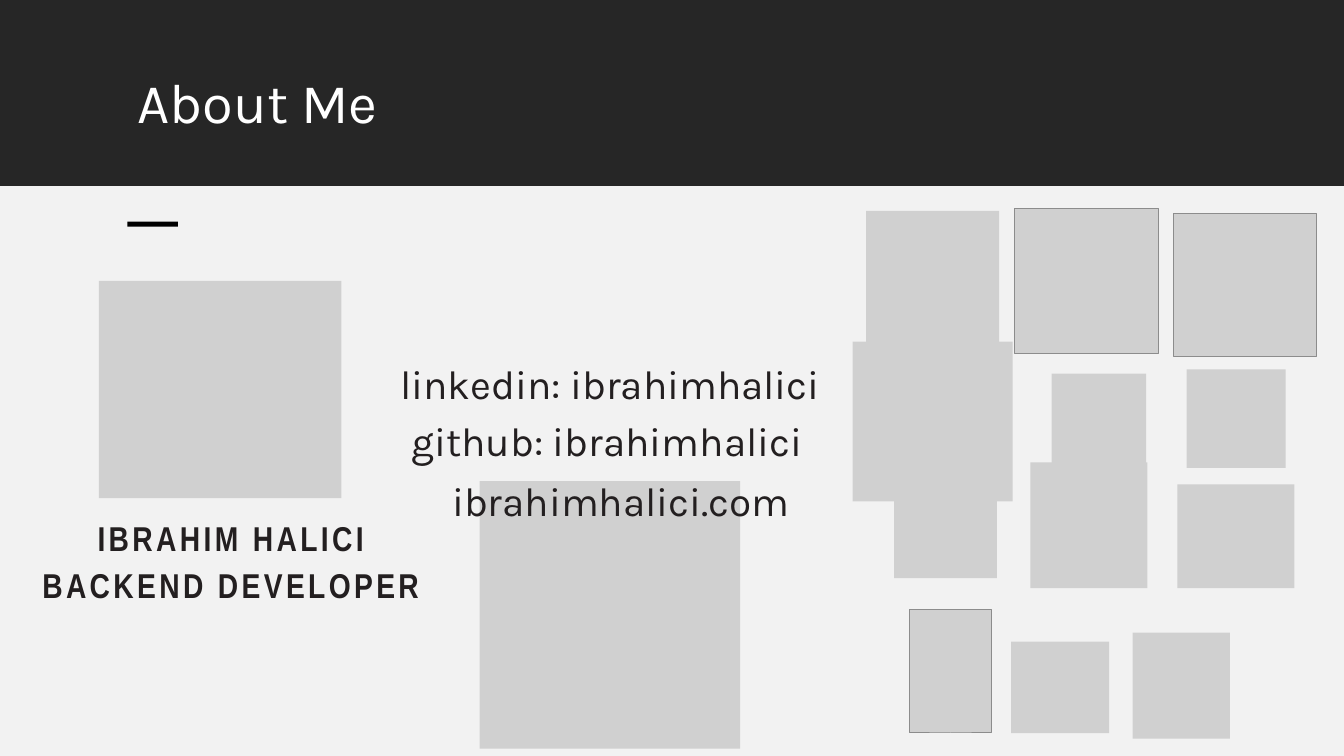
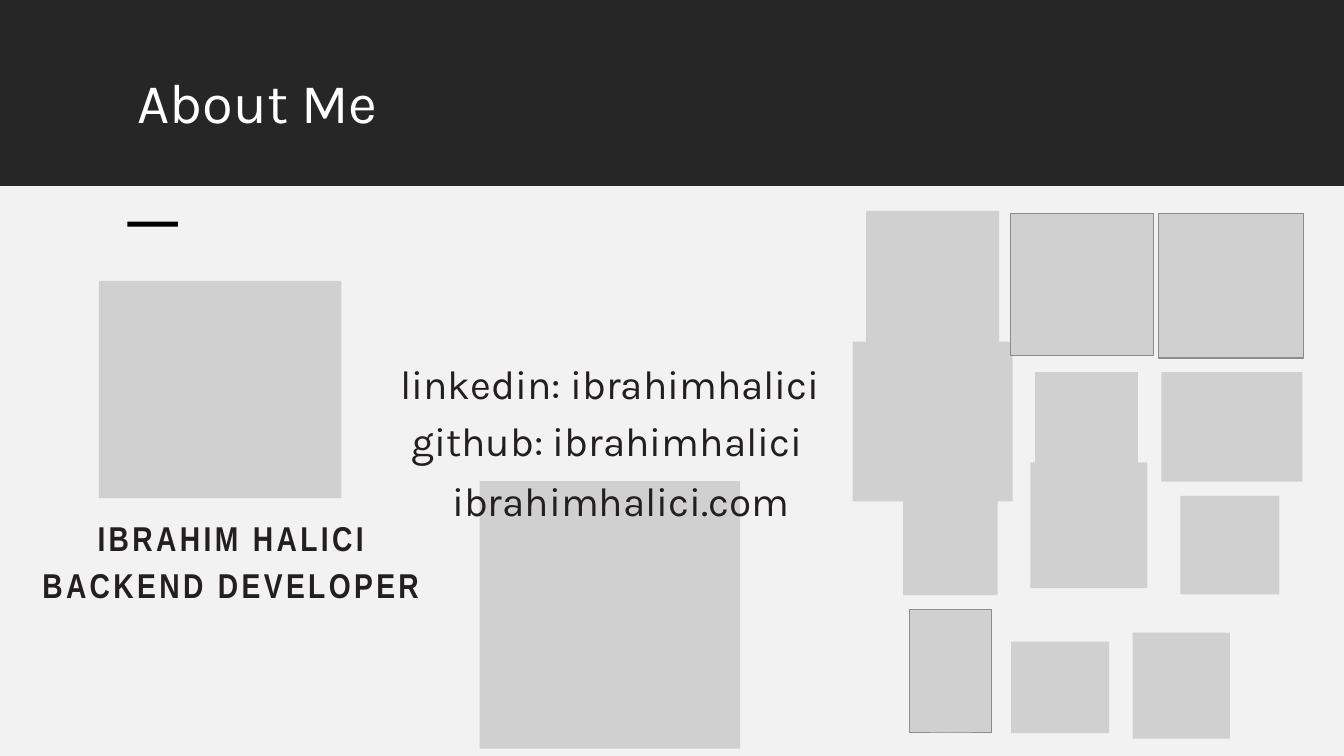
Before and after one commit to ibrahimhalici/software-testing-beytek, a slide deck: slide 3 of SUNU.pptx. Drawn at 1344x756 pixels with LibreOffice and Linux fonts; fonts in the diff are those of the drawing; grey boxes stand for pictures. Boxes give left, top, right and bottom in pixels: in the first picture for what was removed or moved away, otherwise in the second. Text is boxed around its words. In the diff, an @@ line names an element or a change of style, - is before the commit and + after.

```diff
--- a/SUNU.pptx
+++ b/SUNU.pptx
@@ picture: place and size @@
-picture at <box>1175,214,1317,356</box>
+picture at <box>1011,213,1153,355</box>
@@ picture: place and size @@
-picture at <box>1014,209,1159,354</box>
+picture at <box>1158,213,1304,358</box>
@@ picture: place and size @@
-picture at <box>894,473,997,579</box>
+picture at <box>1035,372,1138,478</box>
@@ picture: place and size @@
-picture at <box>1178,485,1295,589</box>
+picture at <box>1162,372,1303,482</box>
@@ picture: place and size @@
-picture at <box>1052,374,1146,485</box>
+picture at <box>903,485,998,596</box>
@@ picture: place and size @@
-picture at <box>1187,369,1286,468</box>
+picture at <box>1181,496,1279,595</box>
```
Also in this commit, not shown: 1 slide added, 5 other files.
